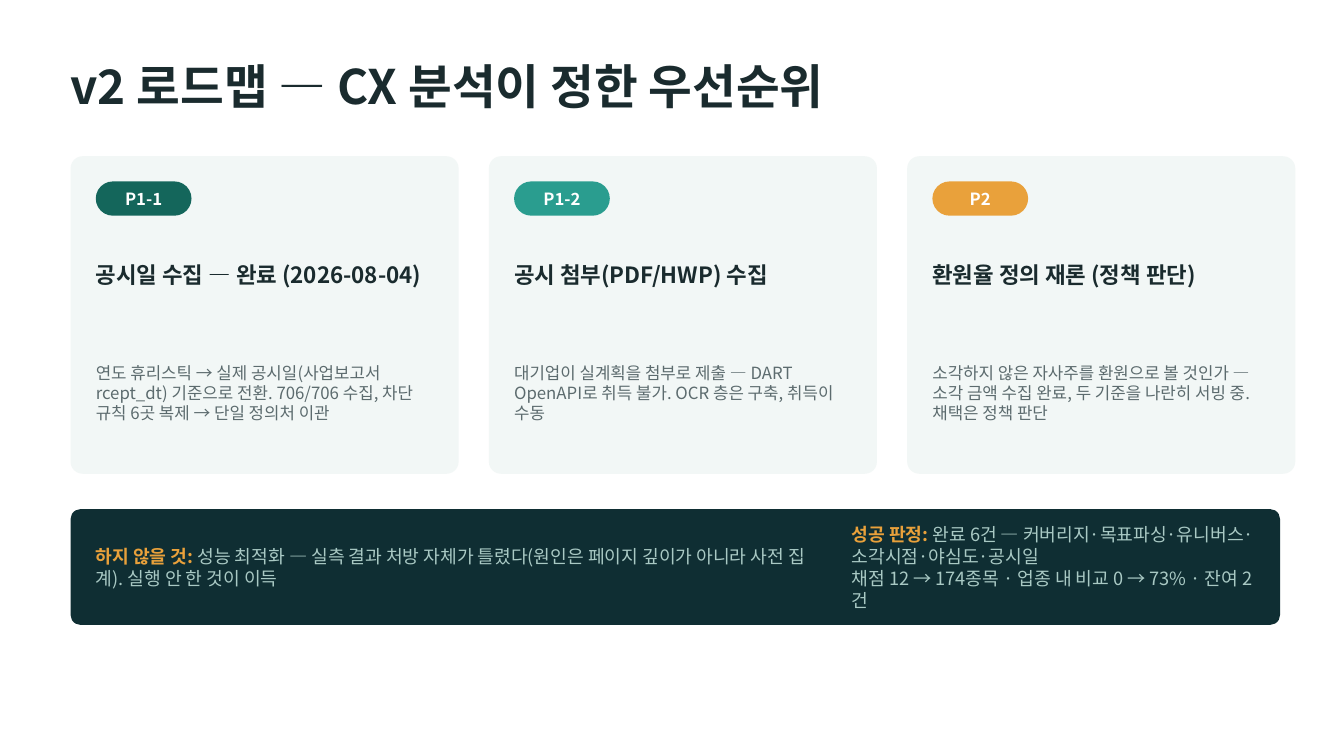
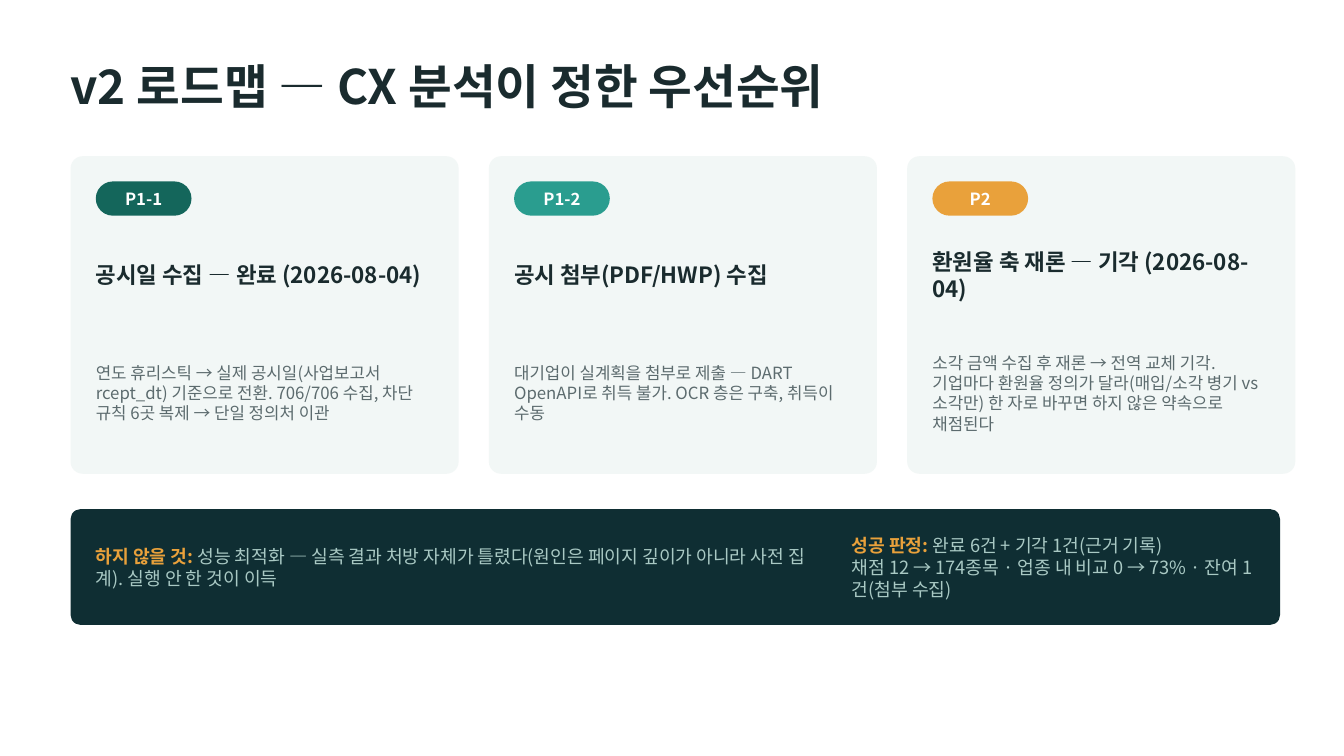
Before and after one commit to dariajkim-star/valueup-washing-lab, a slide deck: slide 11 of docs/valueup-washing-deck.pptx. Drawn at 1344x756 pixels with LibreOffice and Linux fonts; fonts in the diff are those of the drawing. Boxes give left, top, right and bottom in pixels: in the first picture for what was removed or moved away, otherwise in the second. Text is boxed around its words. In the diff, an @@ line names an element or a change of style, - is before the commit and + after.

```diff
--- a/docs/valueup-washing-deck.pptx
+++ b/docs/valueup-washing-deck.pptx
@@ text at (932, 251, 1249, 302): text changed @@
-환원율 정의 재론 (정책 판단)
+환원율 축 재론 — 기각 (2026-08-04)
@@ text at (932, 355, 1259, 432): text changed @@
-소각하지 않은 자사주를 환원으로 볼 것인가 — 소각 금액 수집 완료, 두 기준을 나란히 서빙 중. 채택은 정책 판단
+소각 금액 수집 후 재론 → 전역 교체 기각. 기업마다 환원율 정의가 달라(매입/소각 병기 vs 소각만) 한 자로 바꾸면 하지 않은 약속으로 채점된다
@@ text at (852, 536, 1238, 600): text changed @@
-성공 판정: 완료 6건 — 커버리지·목표파싱·유니버스·소각시점·야심도·공시일
-채점 12 → 174종목 · 업종 내 비교 0 → 73% · 잔여 2건
+성공 판정: 완료 6건 + 기각 1건(근거 기록)
+채점 12 → 174종목 · 업종 내 비교 0 → 73% · 잔여 1건(첨부 수집)
```
Also in this commit, not shown: 3 other files.
